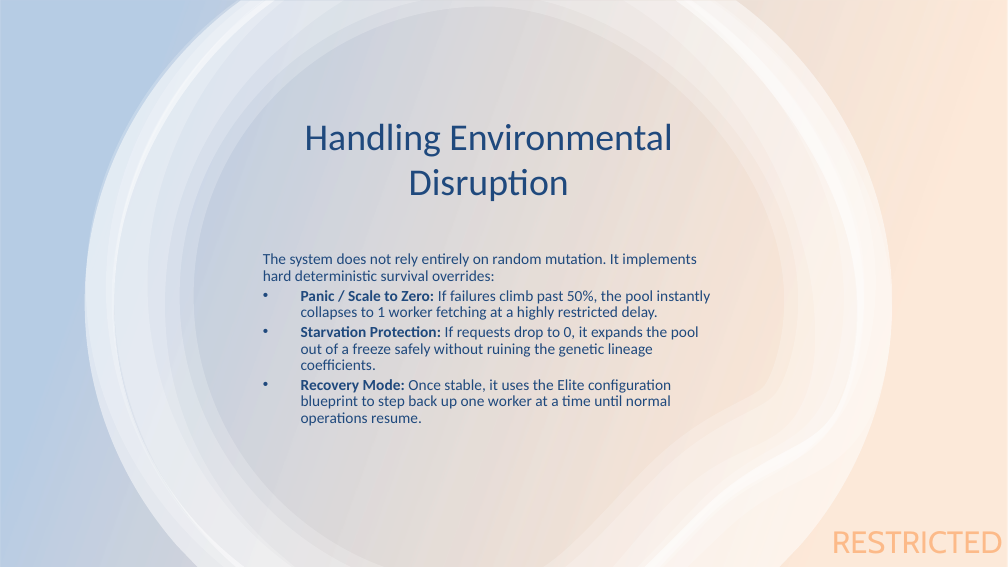
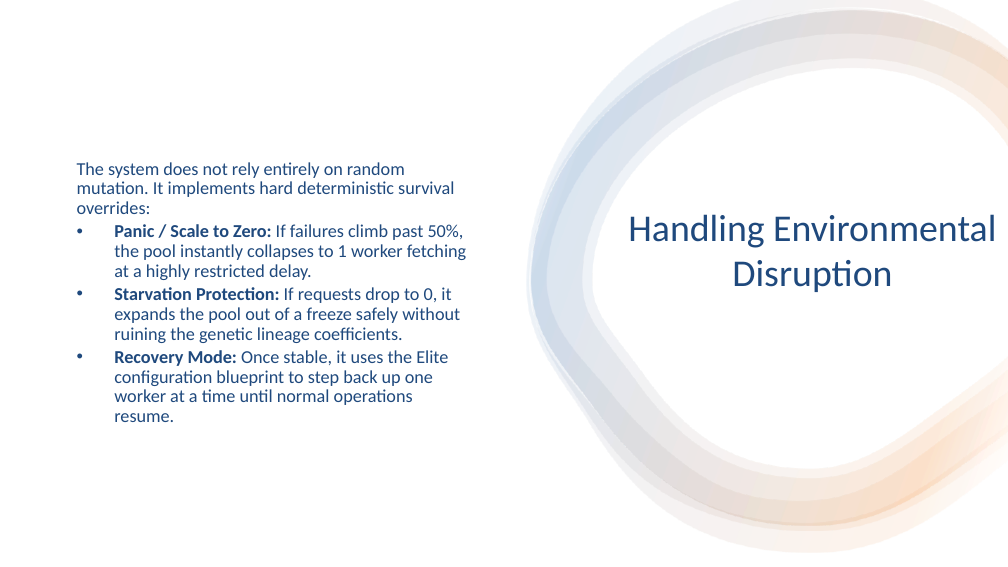
Before and after one commit to caseylmanus/workerpool, a slide deck: slide 14 of presentation.pptx. Drawn at 1008x567 pixels with LibreOffice and Linux fonts; fonts in the diff are those of the drawing. Boxes give left, top, right and bottom in pixels: in the first picture for what was removed or moved away, otherwise in the second. Text is boxed around its words. In the diff, an @@ line names an element or a change of style, - is before the commit and + after.

```diff
--- a/presentation.pptx
+++ b/presentation.pptx
@@ rectangle at (x1=0, y1=0, x2=1008, y2=566): fill gradient #F79646 to #4F81BD to #FFFFFF @@
@@ group removed at (x1=85, y1=0, x2=892, y2=566): 6 freeform shapes @@
@@ group added at (x1=526, y1=0, x2=1008, y2=552): 4 freeform shapes @@
@@ text "The system does not rely ..." moved from (x1=263, y1=253, x2=711, y2=426) to (x1=77, y1=162, x2=466, y2=422) @@
@@ text "The system does not rely ..." at (x1=77, y1=162, x2=466, y2=422): size 11 to 13 pt; vertical alignment top to middle @@
@@ text "Handling Environmental Disruption" moved from (x1=305, y1=123, x2=672, y2=201) to (x1=628, y1=214, x2=996, y2=292) @@
@@ text "Handling Environmental Disruption" at (x1=628, y1=214, x2=996, y2=292): vertical alignment middle to top @@
@@ text removed at (x1=832, y1=531, x2=1003, y2=553) @@
-RESTRICTED
```
Also in this commit, not shown: 15 other slides changed.
